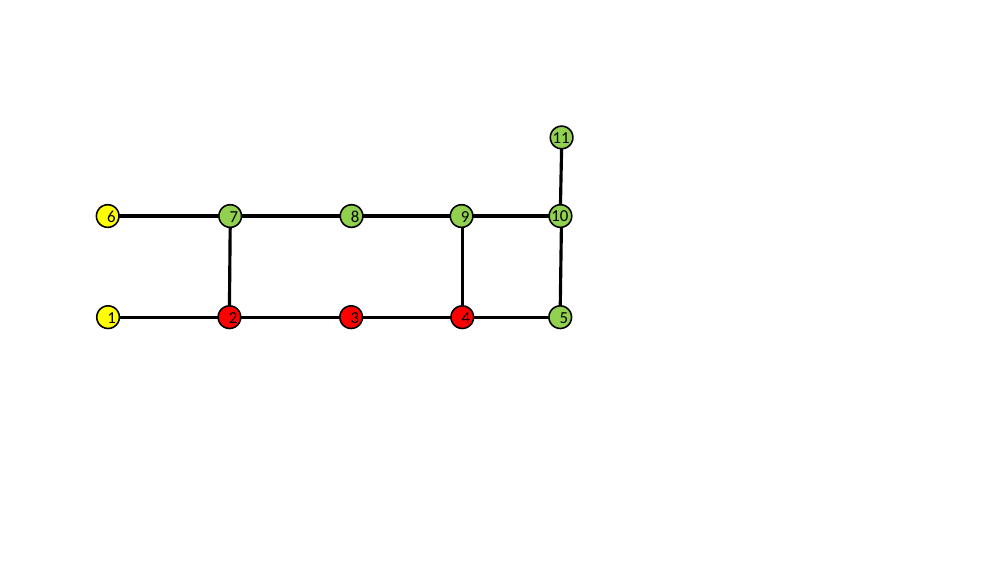
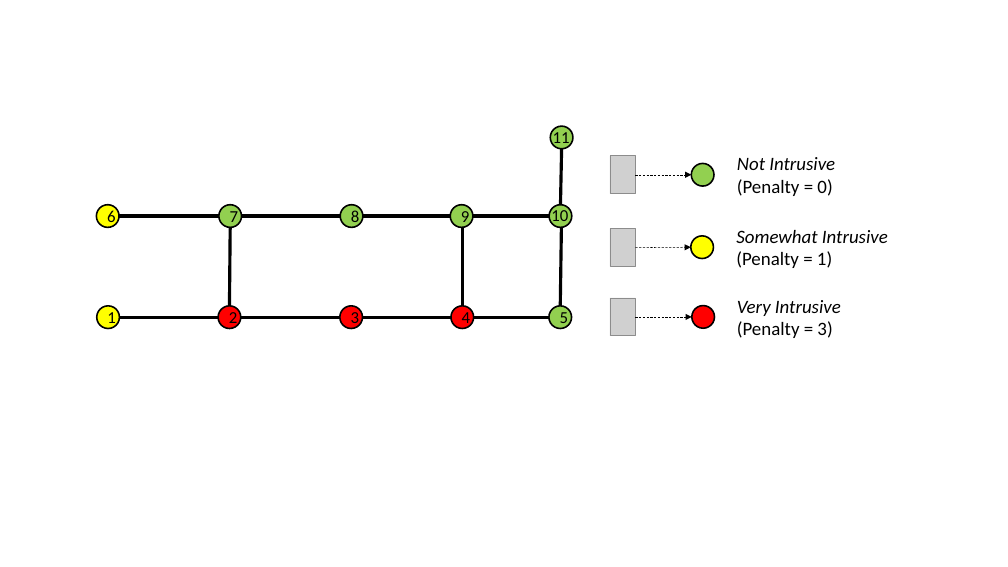
Before and after one commit to cmu-able/explainable-planning, a slide deck: slide 12 of XPlanningEvaluation/data/instruction/instruction.pptx. Drawn at 1008x567 pixels with LibreOffice and Linux fonts; fonts in the diff are those of the drawing; grey boxes stand for pictures. Boxes give left, top, right and bottom in pixels: in the first picture for what was removed or moved away, otherwise in the second. Text is boxed around its words. In the diff, an @@ line names an element or a change of style, - is before the commit and + after.

```diff
--- a/XPlanningEvaluation/data/instruction/instruction.pptx
+++ b/XPlanningEvaluation/data/instruction/instruction.pptx
@@ group added at (610,156,835,196): 1 picture, 1 ellipse, 1 arrow, 1 text @@
+Not Intrusive
+(Penalty = 0)
@@ group added at (610,229,888,268): 1 picture, 1 ellipse, 1 arrow, 1 text @@
+Somewhat Intrusive
+(Penalty = 1)
@@ group added at (610,298,841,338): 1 picture, 1 ellipse, 1 arrow, 1 text @@
+Very Intrusive
+(Penalty = 3)
```
Also in this commit, not shown: 3 other slides changed.
